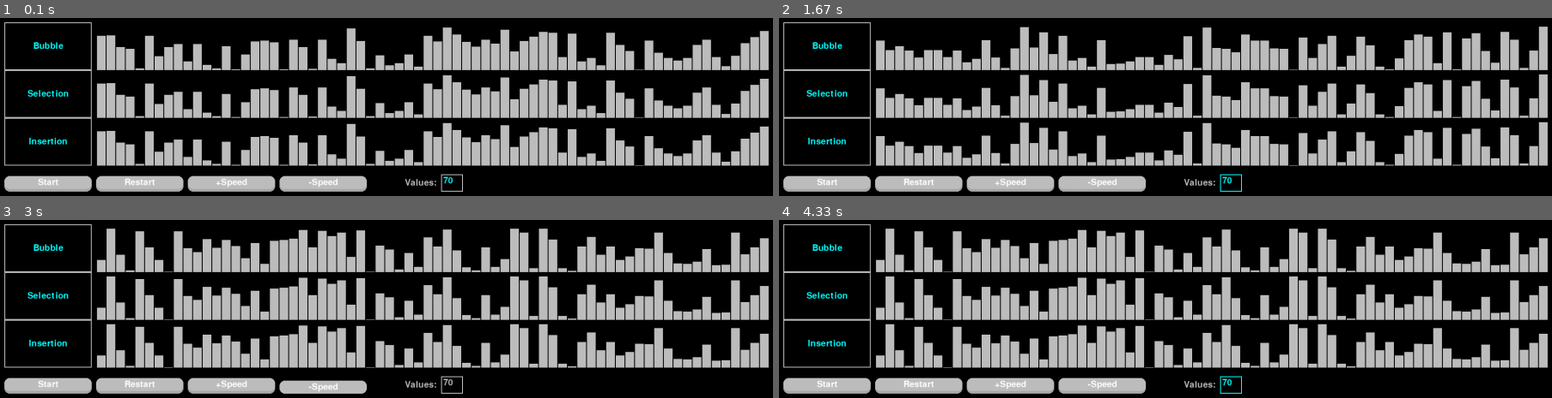
Above: before the commit, frames 1-4 (two rows, left to right).
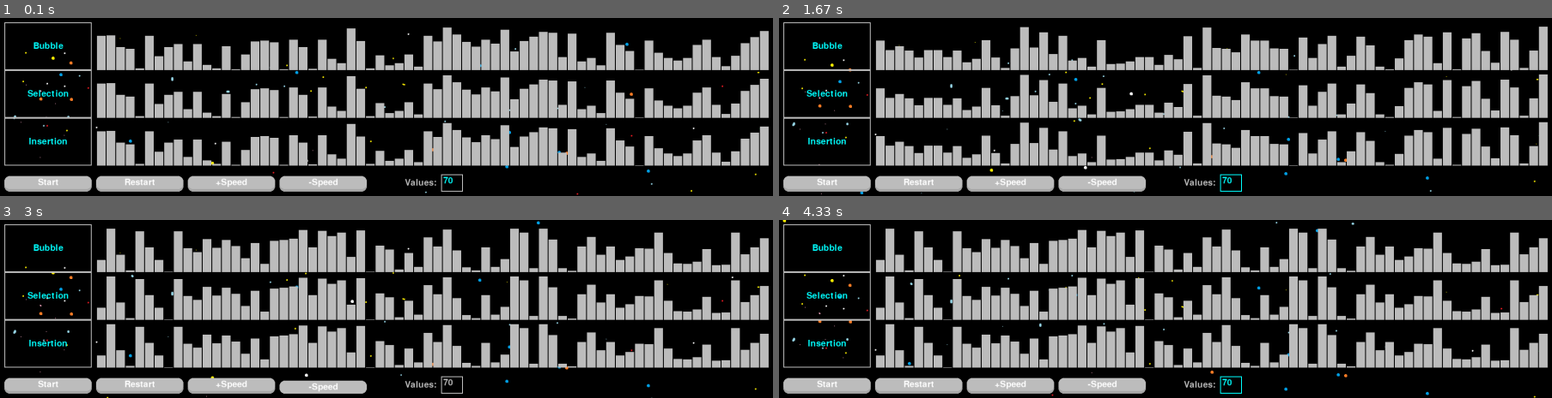
Above: after the commit, the same moments.

Repository: Moontok/Pygame_Practice
Game: pygame game, started from Visual_Sorting/sorting_main.py
The game is run twice, just before and just after one commit, with the same random seed, the same clock (stepped at 60 frames per second) and the same inputs.
Inputs (mouse positions are in pixels of both pictures, inside the frame that each line leads up to):
- Up to frame 1 (0.1 s): no input
- Up to frame 2 (1.67 s): click "Start" at 0.43 s; click "Restart" at 0.8 s; press the mouse at (1227, 183) at 1.1 s; move the mouse to (1080, 117) at 1.2 s; move the mouse to (933, 53) at 1.3 s; release the mouse at (933, 53) at 1.33 s; type "a" at 1.47 s
- Up to frame 3 (3 s): type "n" at 1.73 s; type "n" at 2 s; tap Enter at 2.3 s; press the mouse at (231, 383) at 2.63 s; move the mouse to (309, 378) at 2.73 s; release the mouse at (394, 374) at 2.87 s
- Up to frame 4 (4.33 s): press the mouse at (1010, 383) at 3.03 s; move the mouse to (1196, 378) at 3.13 s; release the mouse at (1381, 373) at 3.27 s; press the mouse at (1103, 383) at 3.43 s; move the mouse to (1165, 337) at 3.53 s; move the mouse to (1227, 291) at 3.63 s; release the mouse at (1227, 291) at 3.67 s; press the mouse at (1227, 385) at 4.27 s

The runs differ from the first frame. In frame 1, 0.3% of the frame differs, in the area x 1-99%, y 8-100%; in frame 2, 0.3%, in the area x 1-99%, y 13-100%; in frame 3, 0.3%; in frame 4, 0.3%.

Commit message:
Added scrolling background

Diff:
--- a/Calculators/button.py
+++ b/Calculators/button.py
@@ -68,3 +68,7 @@
                     self.pressed = False
         else:
             self.dynamic_elevation = self.elevation
+
+    def update_text(self, text):
+        self.text = self.font.render(text, True, self.text_color)
+        self.text_rect = self.text.get_rect(center=self.rect.center)
--- /dev/null
+++ b/Visual_Sorting/background_scroller.py
@@ -0,0 +1,23 @@
+import pygame as pg
+
+
+class Background:
+    """Class that creates a seamless background scrolling effect."""
+    def __init__(self, image, speed_y):
+        self.background = pg.image.load(image)
+        self.background_rect = self.background.get_rect()
+        self.speed_y = speed_y
+
+    def draw(self, screen):
+        """ Draw the background to the screen. """
+
+        if self.background_rect.y > self.background_rect.height:
+            self.background_rect.y = 0
+        else:
+            self.background_rect.y += self.speed_y
+
+        screen.blit(self.background, self.background_rect)
+        second_background = self.background_rect[:]
+
+        second_background[1] -= second_background[3]
+        screen.blit(self.background, second_background)
--- a/Visual_Sorting/sorting_main.py
+++ b/Visual_Sorting/sorting_main.py
@@ -4,6 +4,7 @@
 from sorter import Sorter
 from game_settings import GameSettings
 from gui import GUI
+from background_scroller import Background
 
 
 def main():
@@ -15,6 +16,7 @@
     screen = pg.display.set_mode((settings.screen_width, settings.screen_height), pg.RESIZABLE)
     gui = GUI(settings, screen, sorter)
     clock = pg.time.Clock()
+    bg = Background("images/space_bg.png", 1)
 
     app_running = True
 
@@ -33,7 +35,8 @@
                 else:
                     gui.gui_elements[-1].add_char(event.unicode)
 
-        screen.fill(pg.Color("black"))
+        # screen.fill(pg.Color("black"))
+        bg.draw(screen)
 
         for gui_element in gui.gui_elements:
             gui_element.draw(screen)
Binary file added: Visual_Sorting/images/space_bg.png
